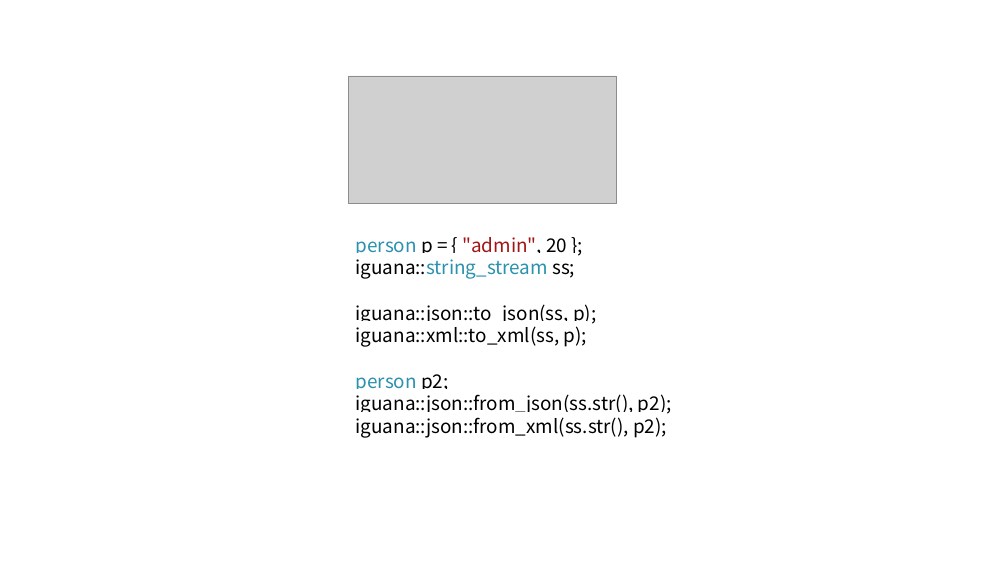
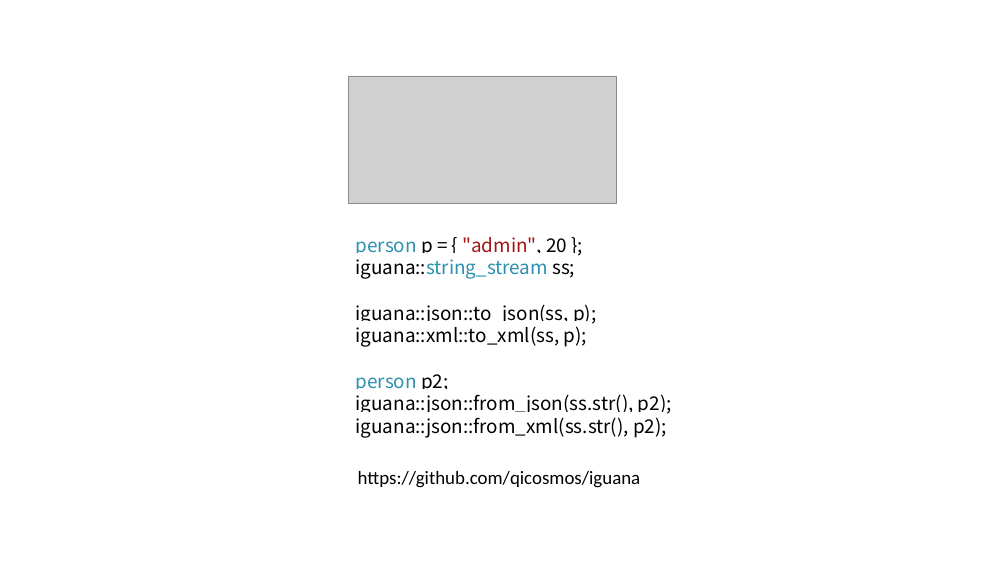
Before and after one commit to qicosmos/cppcon2017, a slide deck: slide 50 of cppcon2017.pptx (slide 52 before the commit). Drawn at 1008x567 pixels with LibreOffice and Linux fonts; fonts in the diff are those of the drawing; grey boxes stand for pictures. Boxes give left, top, right and bottom in pixels: in the first picture for what was removed or moved away, otherwise in the second. Text is boxed around its words. In the diff, an @@ line names an element or a change of style, - is before the commit and + after.

```diff
--- a/cppcon2017.pptx
+++ b/cppcon2017.pptx
@@ text added at [358,471,641,488], 18 pt, text #000000 @@
+https://github.com/qicosmos/iguana
```
Also in this commit, not shown: 3 other slides changed, 2 slides removed.
